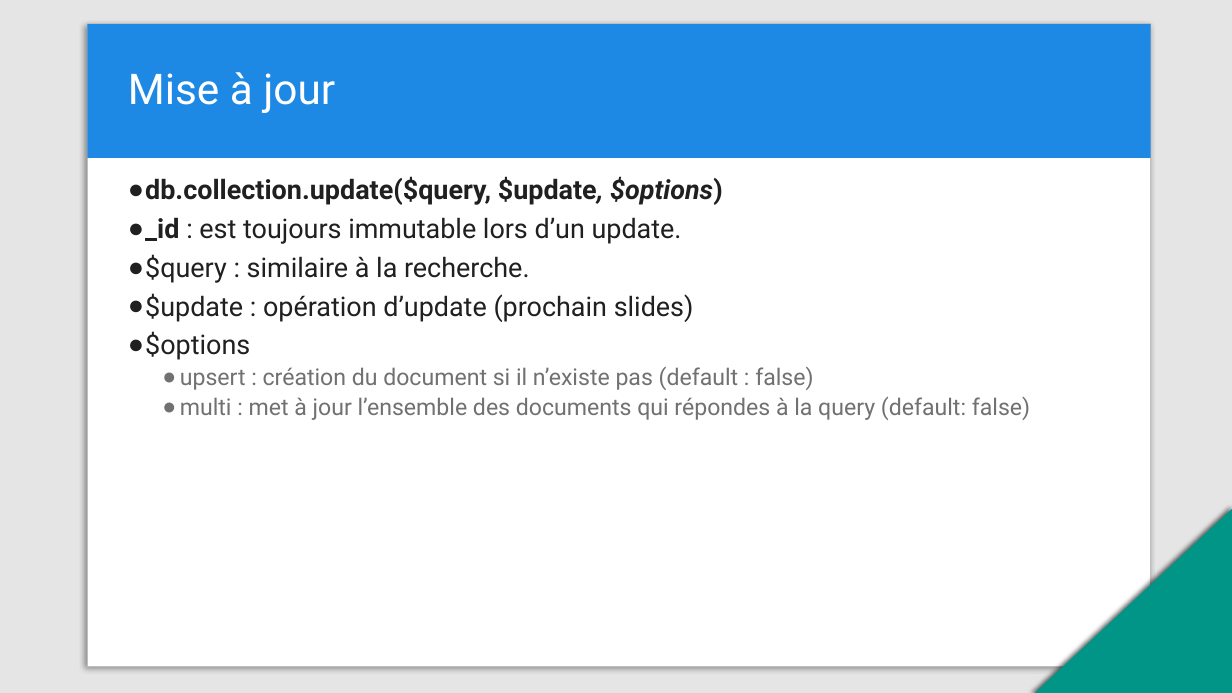
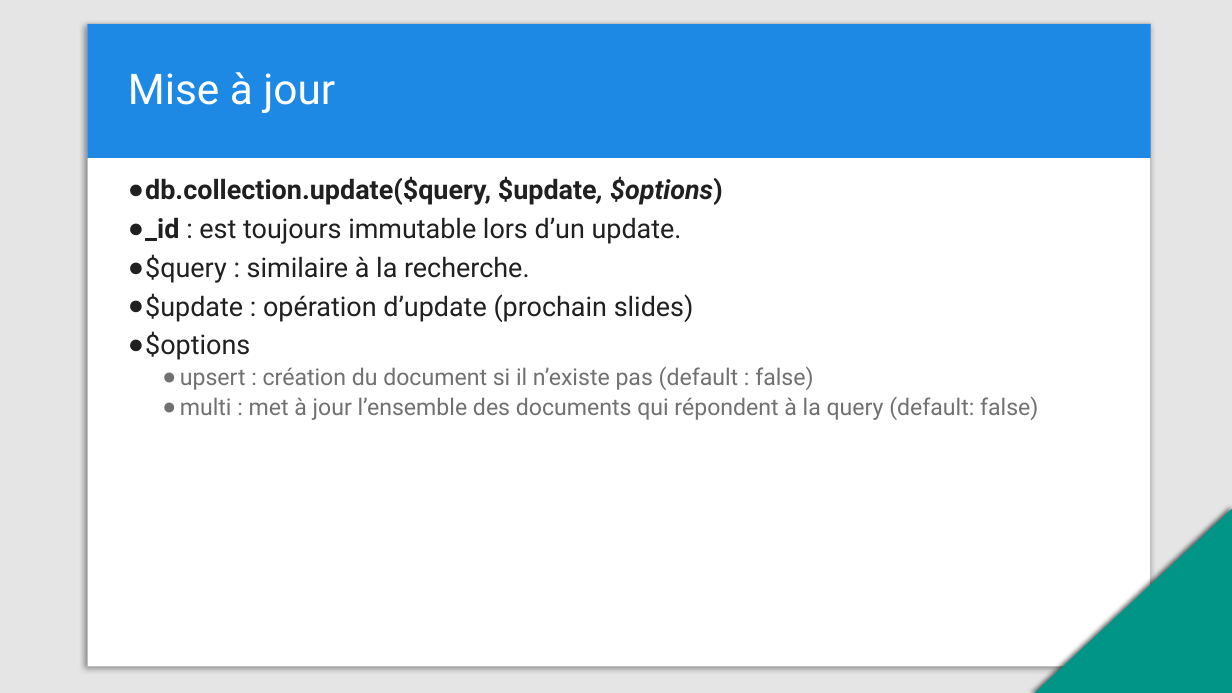
Before and after one commit to dohr-michael/training-mongodb, a slide deck: slide 20 of MongoDB-CRUD.pptx. Drawn at 1232x693 pixels with LibreOffice and Linux fonts; fonts in the diff are those of the drawing. Boxes give left, top, right and bottom in pixels: in the first picture for what was removed or moved away, otherwise in the second. Text is boxed around its words. In the diff, an @@ line names an element or a change of style, - is before the commit and + after.

```diff
--- a/MongoDB-CRUD.pptx
+++ b/MongoDB-CRUD.pptx
@@ text at (180,397,1038,420): text changed @@
-  ● multi : met à jour l’ensemble des documents qui répondes à la query (default: false)
+  ● multi : met à jour l’ensemble des documents qui répondent à la query (default: false)
```
Also in this commit, not shown: 13 other slides changed.
